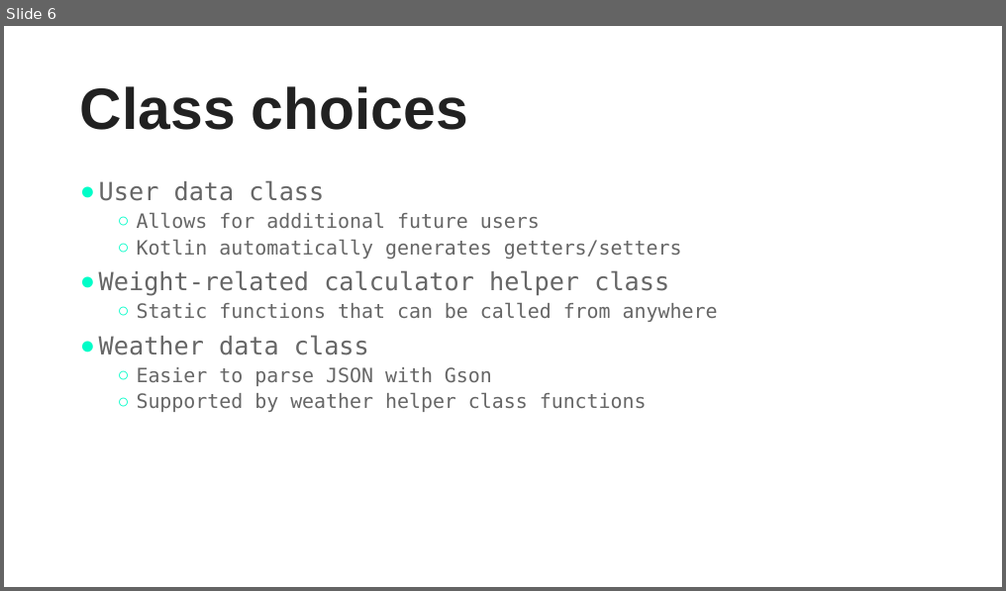
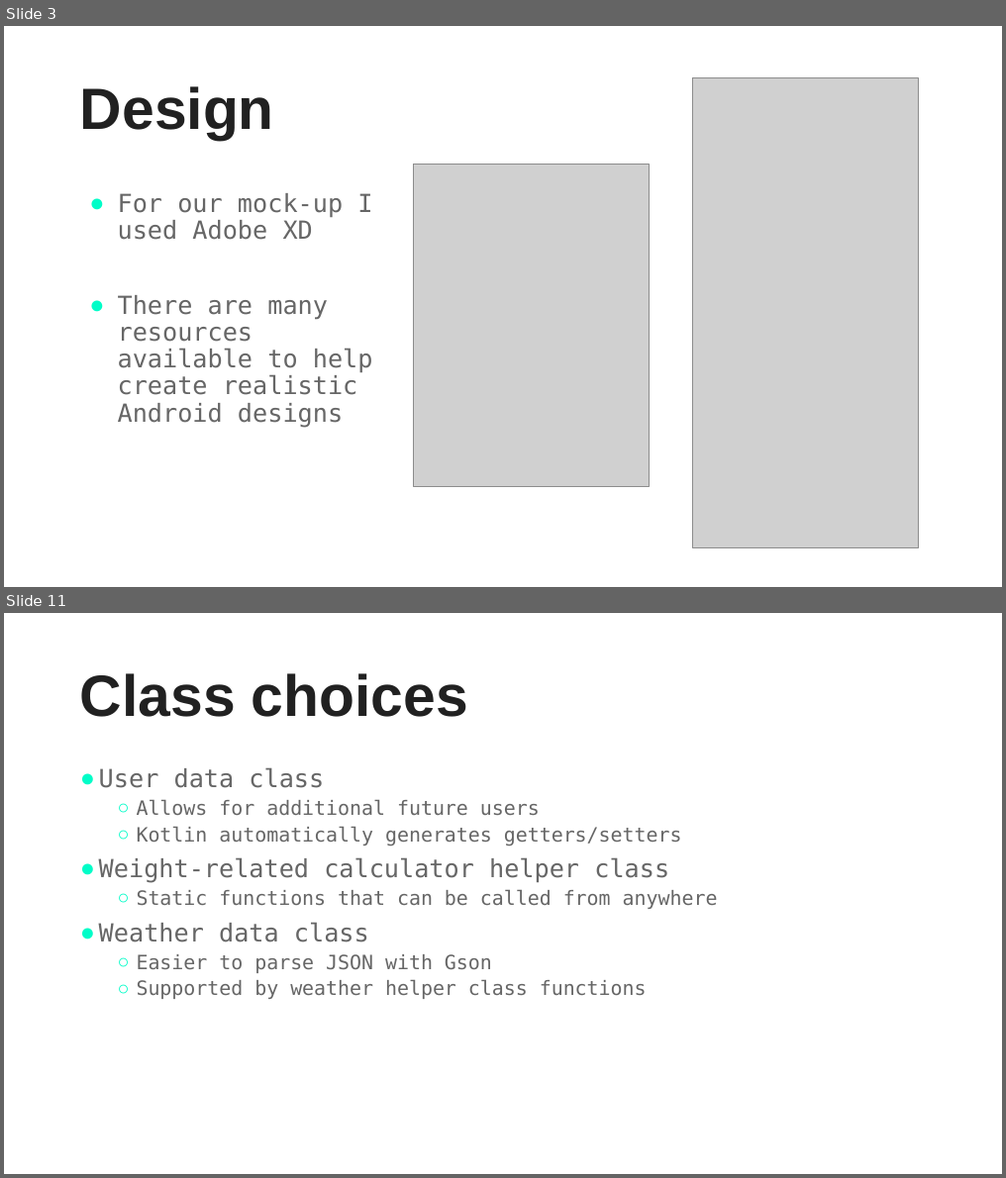
Before and after one commit to jcsullivan/CS6018Project, a slide deck: Part 1/LifestyleApp.pptx. Shown one above the other, each under a label of ours: slide 6 before the commit, slides 3 and 11 after it; the slides between them are not shown. The pictures are 1006x591 and 1006x1178 pixels, drawn with LibreOffice and Linux fonts; fonts in the diff are those of the drawing; grey boxes stand for pictures. Boxes give left, top, right and bottom in pixels: in the first picture for what was removed or moved away, otherwise in the second. Text is boxed around its words. In the diff, an @@ line names an element or a change of style, - is before the commit and + after.

```diff
--- a/Part 1/LifestyleApp.pptx
+++ b/Part 1/LifestyleApp.pptx
@@ slide 3 added at [4,26,1002,587], background #FFFFFF @@
@@ picture added at [693,78,918,550] @@
@@ title added at [80,86,274,140], 56 pt, text #212121, bold @@
+Design
@@ picture added at [414,165,650,487] @@
@@ text added at [118,193,373,428], 24 pt, text #666666 @@
+● For our mock-up I used Adobe XD
+● There are many resources available to help create realistic Android designs
@@ what was slide 6 is now slide 11 @@
```
Also in this commit, not shown: 4 slides changed, 8 other slides added, 3 slides removed, 5 other files.
